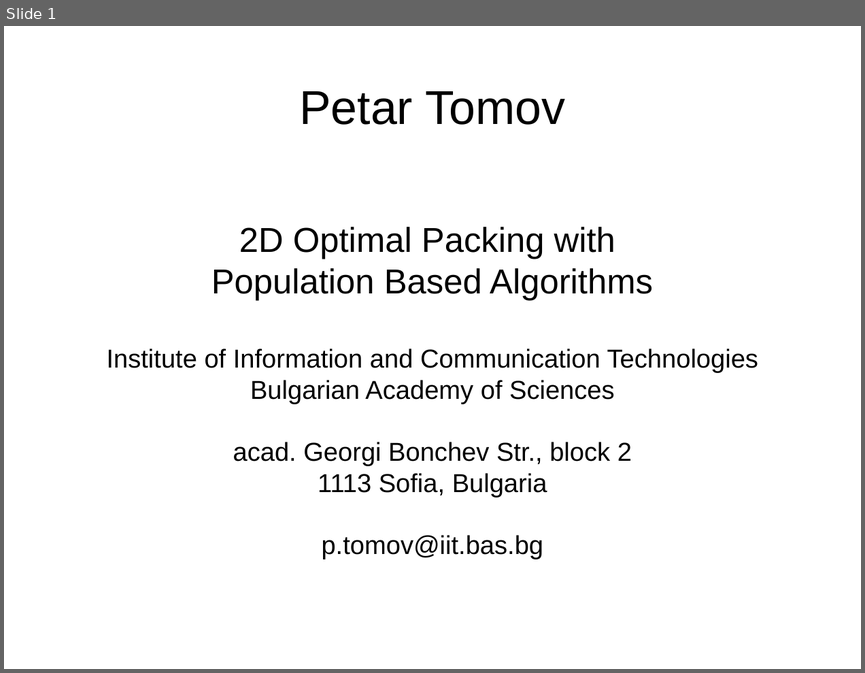
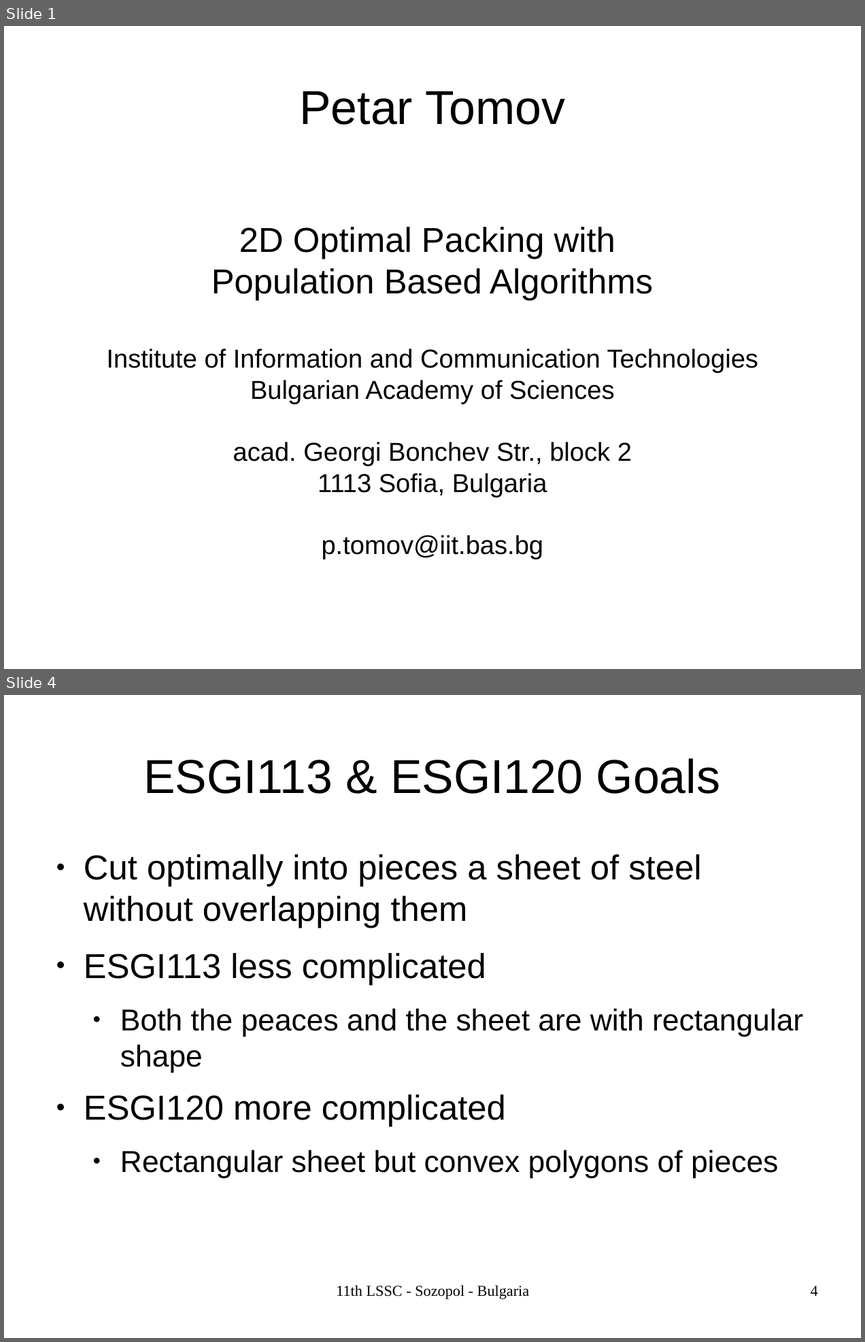
Before and after one commit to TodorBalabanov/Large-Scale-Scientific-Computations-2017, a slide deck: 2dOptimalCuttingWithPopulationBasedAlgorithms.odp. Shown one above the other, each under a label of ours: slide 1 before the commit, slides 1 and 4 after it; the slides between them are not shown. The pictures are 865x673 and 865x1342 pixels, drawn with LibreOffice and Linux fonts; fonts in the diff are those of the drawing; background and template pictures are left out. Boxes give left, top, right and bottom in pixels: in the first picture for what was removed or moved away, otherwise in the second. Text is boxed around its words. In the diff, an @@ line names an element or a change of style, - is before the commit and + after.

```diff
--- a/2dOptimalCuttingWithPopulationBasedAlgorithms.odp
+++ b/2dOptimalCuttingWithPopulationBasedAlgorithms.odp
@@ slide 4 added at (4, 695, 861, 1338), background picture (left out) @@
@@ title added at (143, 758, 720, 794), 44 pt, text #000000 @@
+ESGI113 & ESGI120 Goals
@@ text added at (84, 854, 803, 1178), 32 pt, text #000000 @@
+● Cut optimally into pieces a sheet of steel without overlapping them
+● ESGI113 less complicated
+  ● Both the peaces and the sheet are with rectangular shape
+● ESGI120 more complicated
+  ● Rectangular sheet but convex polygons of pieces
@@ text added at (336, 1285, 530, 1299), 14 pt, text #000000 @@
+11th LSSC - Sozopol - Bulgaria
@@ page number added at (810, 1285, 818, 1295), 14 pt, text #000000 @@
+4
```
Also in this commit, not shown: 2 other slides changed, 17 other slides added, 1 other file.
